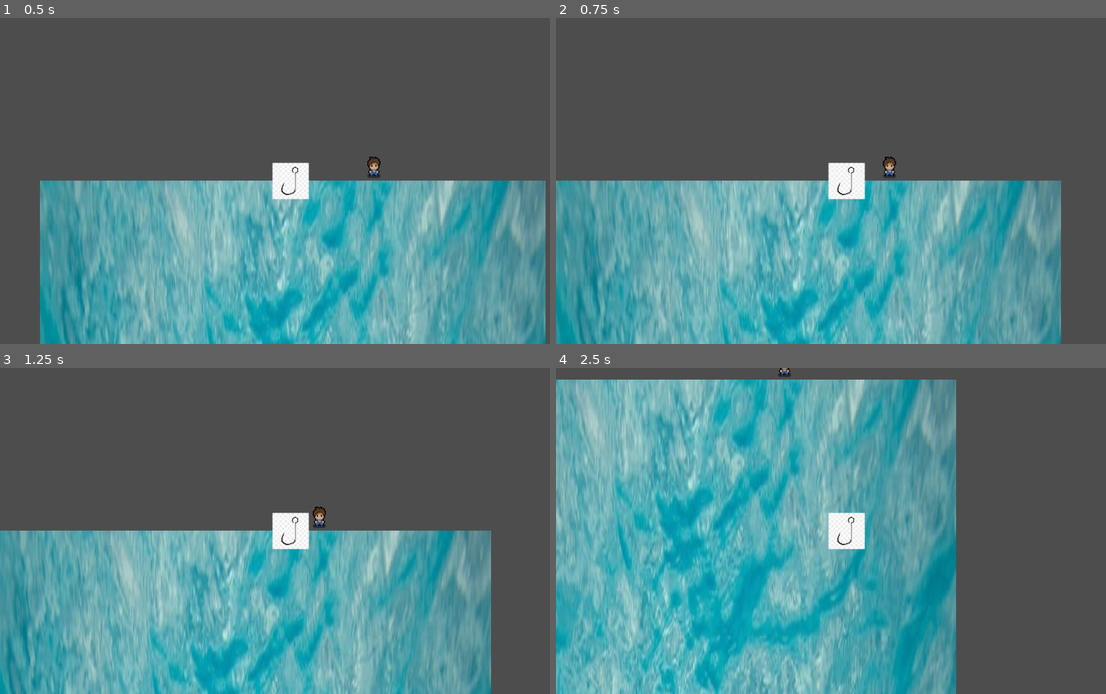
Above: before the commit, frames 1-4 (two rows, left to right).
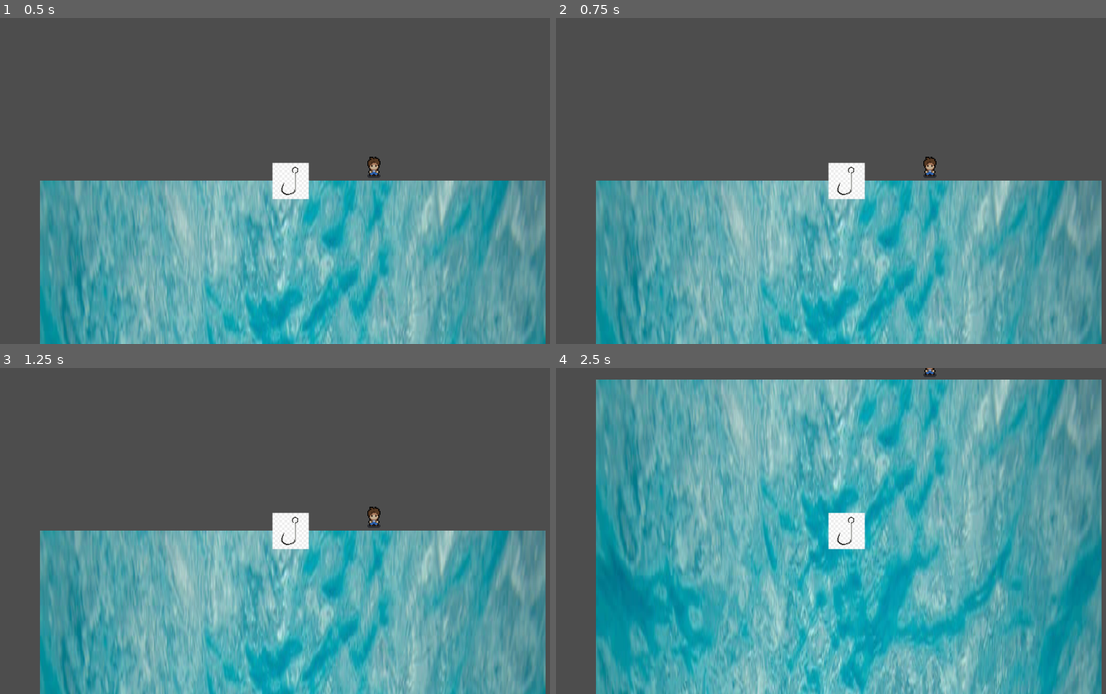
Above: after the commit, the same moments.

Repository: NickSoultanian/CozyHustleFish
Game: Godot game, scene res://Scenes/game.tscn
Two runs of this game, one before a commit and one after it. Both use one fixed random seed, a clock stepped at 60 frames per second and the inputs below.
Inputs:
- Up to frame 1 (0.5 s): no input
- Up to frame 2 (0.75 s): tap Enter at 0.5 s; hold Right (ui_right) from 0.53 s (still down)
- Up to frame 3 (1.25 s): keep holding Right (ui_right)
- Up to frame 4 (2.5 s): tap Space at 1.25 s; release Right (ui_right) at 1.28 s; hold Down (ui_down) 1.28-2.03 s; hold Right (ui_right) from 2.03 s (still down)

Frame 1 is identical in both runs. In frame 2, 31% of the frame differs, in the area x 0-100%, y 42-100%; in frame 3, 34%; in frame 4, 80%, in the area x 0-100%, y 0-100%.

Commit message:
up and down movement
hook now only goes up and down

Diff:
--- a/Scripts/hook.gd
+++ b/Scripts/hook.gd
@@ -11,13 +11,13 @@
 	player_movement(delta)
 
 func player_movement(_delta):
-	if Input.is_action_pressed("ui_right"):
-		velocity.x = speed
-		velocity.y = 0
-	elif Input.is_action_pressed("ui_left"):
-		velocity.x = -speed
-		velocity.y = 0
-	elif Input.is_action_pressed("ui_down"):
+	# if Input.is_action_pressed("ui_right"):
+		# velocity.x = speed
+		# velocity.y = 0
+	# elif Input.is_action_pressed("ui_left"):
+		# velocity.x = -speed
+		# velocity.y = 0
+	if Input.is_action_pressed("ui_down"):
 		velocity.x = 0
 		velocity.y = speed
 	elif Input.is_action_pressed("ui_up"):
